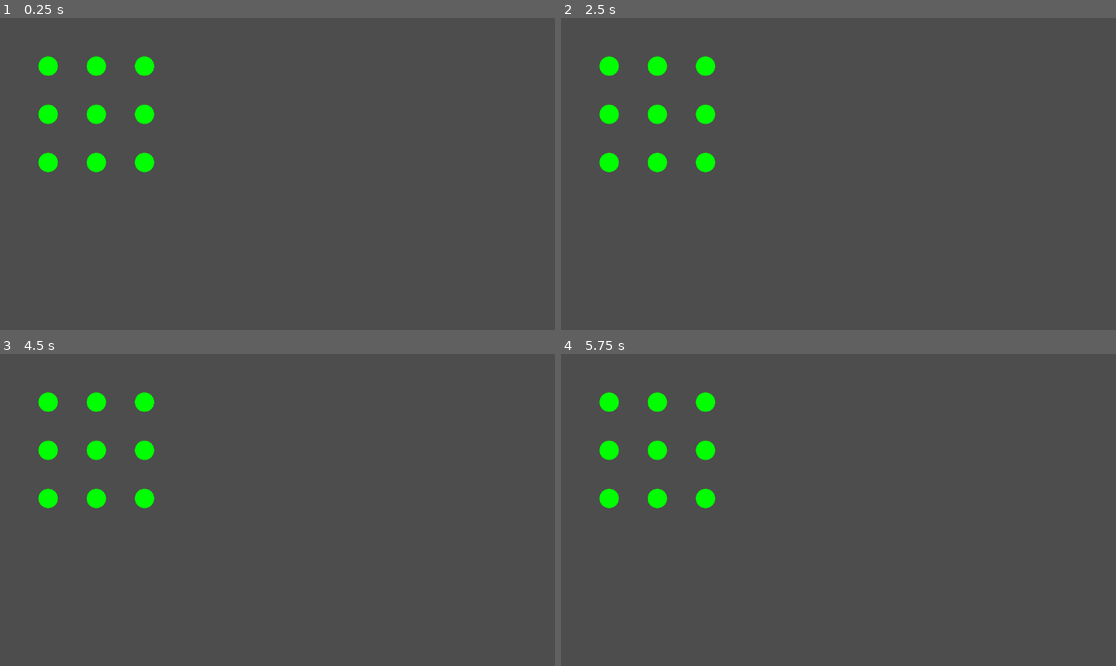
Above: before the commit, frames 1-4 (two rows, left to right).
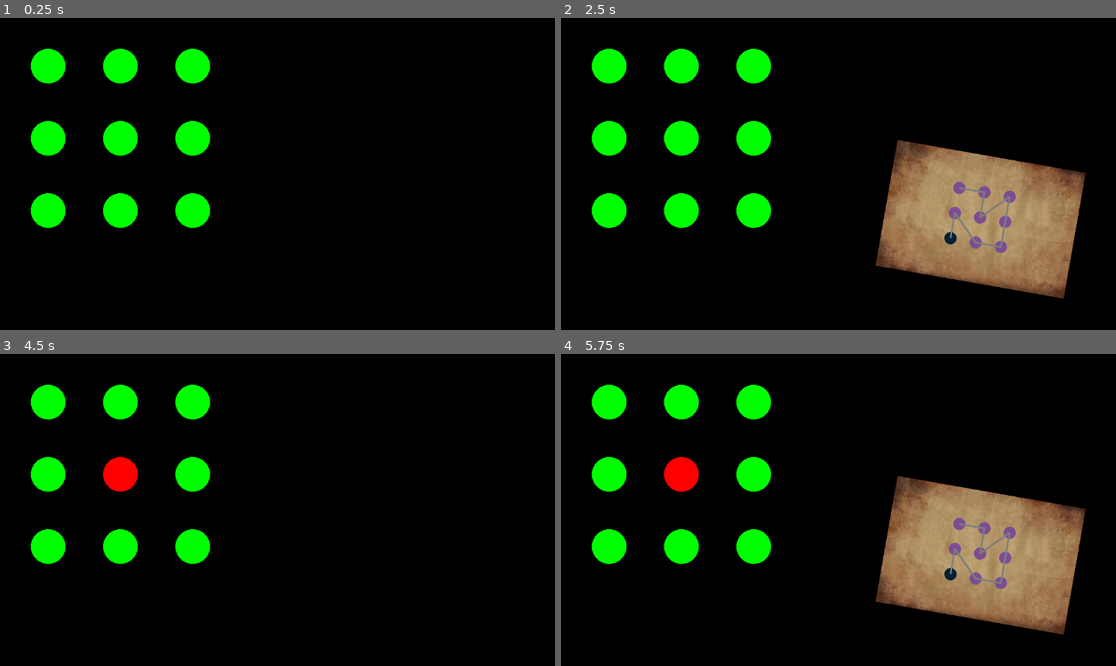
Above: after the commit, the same moments.

Repository: Goldenlion5648/WireConnectionGodotDemo
Game: Godot game, scene res://pin_code.tscn
Two runs of this game, one before a commit and one after it. Both use one fixed random seed, a clock stepped at 60 frames per second and the inputs below.
Inputs (mouse positions are in pixels of both pictures, inside the frame that each line leads up to):
- Up to frame 1 (0.25 s): no input
- Up to frame 2 (2.5 s): tap Enter at 0.5, 2 s; move the mouse to (960, 158) at 0.52 s; press the mouse at (960, 158) at 0.53 s; tap T (show_answer, bound only after the commit) at 0.8, 1.35, 2.3 s; tap Space at 1.25 s; move the mouse to (727, 189) at 1.27 s; release the mouse at (727, 189) at 1.28 s; click (727, 189) at 1.55 s; move the mouse to (894, 105) at 2.02 s; press the mouse at (894, 105) at 2.03 s
- Up to frame 3 (4.5 s): tap Space at 2.75, 4.25 s; move the mouse to (249, 572) at 2.77 s; release the mouse at (249, 572) at 2.78 s; tap T (show_answer, bound only after the commit) at 2.85, 3.8, 4.35 s; click (249, 572) at 3.05 s; tap Enter at 3.5 s; move the mouse to (444, 556) at 3.52 s; press the mouse at (444, 556) at 3.53 s; move the mouse to (111, 463) at 4.27 s; release the mouse at (111, 463) at 4.28 s
- Up to frame 4 (5.75 s): click (672, 463) at 4.55 s; move the mouse to (866, 510) at 5.02 s; press the mouse at (866, 510) at 5.03 s; tap T (show_answer, bound only after the commit) at 5.3 s

The runs differ from the first frame. In frame 1, 100% of the frame differs, in the area x 0-100%, y 0-100%; in frame 2, 100%; in frame 3, 100%; in frame 4, 100%.

Commit message:
add thumbnails

Diff:
--- /dev/null
+++ b/Sprite2D.gd
@@ -0,0 +1,20 @@
+extends Sprite2D
+
+
+var revealed = false
+# Called when the node enters the scene tree for the first time.
+func _ready() -> void:
+	pass # Replace with function body.
+
+func _input(event: InputEvent) -> void:
+	if Input.is_action_just_pressed("show_answer"):
+		if revealed:
+			self.hide()
+		else:
+			self.show()
+		revealed = not revealed
+
+
+# Called every frame. 'delta' is the elapsed time since the previous frame.
+func _process(delta: float) -> void:
+	pass
--- /dev/null
+++ b/globals.gd
@@ -0,0 +1,5 @@
+extends Node
+
+var has_setup = false
+var allow_crossed_wires = null
+var only_cardinals = null
--- a/pin_code.gd
+++ b/pin_code.gd
@@ -1,12 +1,21 @@
 extends Node2D
+
+@export var allow_crossed_wires = true
+@export var only_cardinals = false
+
 
 const Circle = preload("res://circle.gd")
 
 
+
 # Called when the node enters the scene tree for the first time.
 var circles: Array[Circle] = []
-var spacing = 100
-var radius = 20
+var correct_sequence = Line2D.new()
+var is_correct = false
+var correct_color = null
+
+var spacing = 150
+var radius = 36
 var side_offset = 100
 var currently_selected = null
 var default_color = Color.GREEN
@@ -17,7 +26,14 @@
 var bad_line_color = Color.RED
 var most_recent_color = Color.BLACK
 
+var solved_color = Color.PURPLE
+
 func _ready() -> void:
+	if not Globals.has_setup:
+		Globals.allow_crossed_wires = allow_crossed_wires
+		Globals.only_cardinals = only_cardinals
+		Globals.has_setup = true
+
 	add_child(main_line)
 #	main_line.add_point(Vector2(side_offset,side_offset))
 #	main_line.add_point(Vector2(side_offset+spacing,side_offset+spacing))
@@ -28,21 +44,37 @@
 						Vector2(x*spacing+side_offset,
 								y*spacing+side_offset),
 								radius, default_color))
-
+	for i in [0, 1, 4, 2, 5, 8, 7, 3, 6]:
+		correct_sequence.add_point(circles[i].pos)
 
 # Called every frame. 'delta' is the elapsed time since the previous frame.
 func _process(delta: float) -> void:
-	pass
+	allow_crossed_wires = Globals.allow_crossed_wires
+	only_cardinals = Globals.only_cardinals
 
-func is_connection_valid(start, end):
-#	print(start, end)
-	print(main_line.points)
+func is_connection_valid(start: Vector2, end: Vector2):
+	if not allow_crossed_wires:
+		var bad = false
+		for i in range(main_line.points.size()-1):
+			if Geometry2D.segment_intersects_segment(
+						main_line.get_point_position(i),
+						main_line.get_point_position(i+1),
+						start, end
+			) != null and main_line.get_point_position(i+1) != start:
+				bad = true
+				break
+		if bad:
+			return false
+
+	if only_cardinals and not (start.x == end.x or start.y == end.y):
+		return false
+
 	for circle in circles:
 		if circle.pos == start or circle.pos == end:
 			continue
 		if main_line.points.has(end):
-			print('stopped since point used')
 			return false
+
 		if Geometry2D.segment_intersects_circle(start, end, circle.pos, circle.radius) >= 0:
 #			prints("returning false", start, end, circle.pos, circle.radius)
 			return false
@@ -52,7 +84,7 @@
 	if Input.is_action_just_pressed("reload"):
 		get_tree().reload_current_scene()
 
-	if event is InputEventMouseButton and event.is_pressed():
+	if Input.is_action_pressed("select"):
 		for circle in circles:
 			if Geometry2D.is_point_in_circle(
 						get_local_mouse_position(),
@@ -60,19 +92,32 @@
 			):
 				if currently_selected != null:
 					currently_selected.color = default_color
-				if currently_selected == null or is_connection_valid(currently_selected.pos, circle.pos):
+				if currently_selected == null or is_connection_valid(currently_selected.pos,
+													circle.pos):
 					main_line.add_point(circle.pos)
 					currently_selected = circle
 					circle.color = Color.RED
 					queue_redraw()
 
-
-
-
+func blink_color():
+	for i in range(10):
+		correct_color = solved_color
+		await get_tree().create_timer(.6).timeout
+		correct_color = null
+		await get_tree().create_timer(.6).timeout
 
 func _draw() -> void:
+	if not is_correct and main_line.points == correct_sequence.points:
+		is_correct = true
+		print("is_correct", is_correct)
+		blink_color()
+
 	for circle in circles:
-		draw_circle(circle.pos, circle.radius, circle.color)
+		if correct_color == null:
+			draw_circle(circle.pos, circle.radius, circle.color)
+		else:
+			draw_circle(circle.pos, circle.radius, correct_color)
+
 #	for line in lines:
 #		var start = line
 #		draw_line()
--- a/pin_code.tscn
+++ b/pin_code.tscn
@@ -1,6 +1,17 @@
-[gd_scene load_steps=2 format=3 uid="uid://cewwmfundrrn1"]
+[gd_scene load_steps=4 format=3 uid="uid://cewwmfundrrn1"]
 
 [ext_resource type="Script" path="res://pin_code.gd" id="1_hphks"]
+[ext_resource type="Texture2D" uid="uid://blstef155raby" path="res://answer_paper.png" id="2_hc4xv"]
+[ext_resource type="Script" path="res://Sprite2D.gd" id="3_1w6fk"]
 
 [node name="pin_code" type="Node2D"]
 script = ExtResource("1_hphks")
+allow_crossed_wires = false
+
+[node name="Sprite2D" type="Sprite2D" parent="."]
+visible = false
+position = Vector2(871, 418)
+rotation = 0.173493
+scale = Vector2(0.353333, 0.353333)
+texture = ExtResource("2_hc4xv")
+script = ExtResource("3_1w6fk")
--- a/project.godot
+++ b/project.godot
@@ -15,6 +15,14 @@
 config/features=PackedStringArray("4.1", "GL Compatibility")
 config/icon="res://icon.svg"
 
+[autoload]
+
+Globals="*res://globals.gd"
+
+[display]
+
+window/size/always_on_top=true
+
 [editor_plugins]
 
 enabled=PackedStringArray("res://addons/GDScriptMacros/plugin.cfg", "res://addons/script-tabs/plugin.cfg")
@@ -26,8 +34,19 @@
 "events": [Object(InputEventKey,"resource_local_to_scene":false,"resource_name":"","device":-1,"window_id":0,"alt_pressed":false,"shift_pressed":false,"ctrl_pressed":false,"meta_pressed":false,"pressed":false,"keycode":0,"physical_keycode":82,"key_label":0,"unicode":114,"echo":false,"script":null)
 ]
 }
+select={
+"deadzone": 0.5,
+"events": [Object(InputEventMouseButton,"resource_local_to_scene":false,"resource_name":"","device":-1,"window_id":0,"alt_pressed":false,"shift_pressed":false,"ctrl_pressed":false,"meta_pressed":false,"button_mask":0,"position":Vector2(0, 0),"global_position":Vector2(0, 0),"factor":1.0,"button_index":1,"canceled":false,"pressed":false,"double_click":false,"script":null)
+]
+}
+show_answer={
+"deadzone": 0.5,
+"events": [Object(InputEventKey,"resource_local_to_scene":false,"resource_name":"","device":-1,"window_id":0,"alt_pressed":false,"shift_pressed":false,"ctrl_pressed":false,"meta_pressed":false,"pressed":false,"keycode":0,"physical_keycode":84,"key_label":0,"unicode":116,"echo":false,"script":null)
+]
+}
 
 [rendering]
 
 renderer/rendering_method="gl_compatibility"
 renderer/rendering_method.mobile="gl_compatibility"
+environment/defaults/default_clear_color=Color(0, 0, 0, 1)
Binary file added: answer_paper.png
Not shown, added: answer_paper.png.import
Binary file added: thumbnail.png
Binary file added: thumbnail2.png
